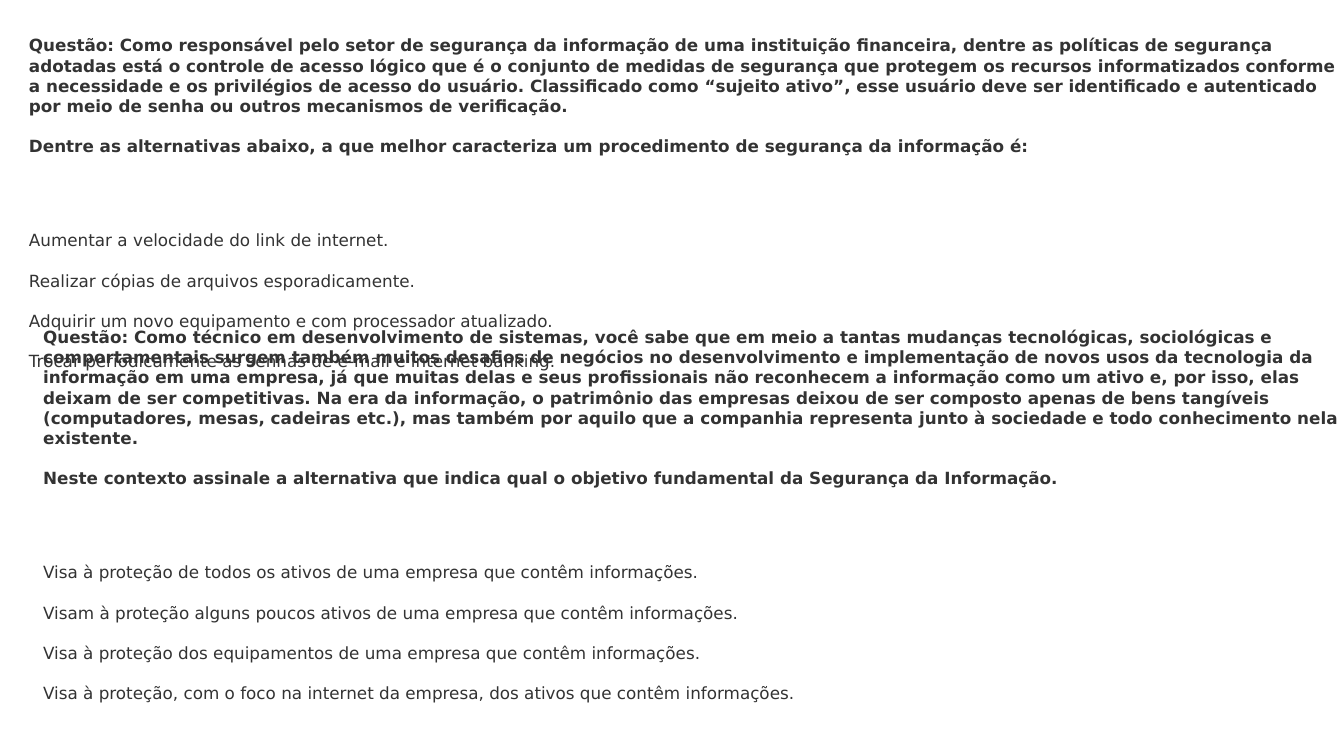
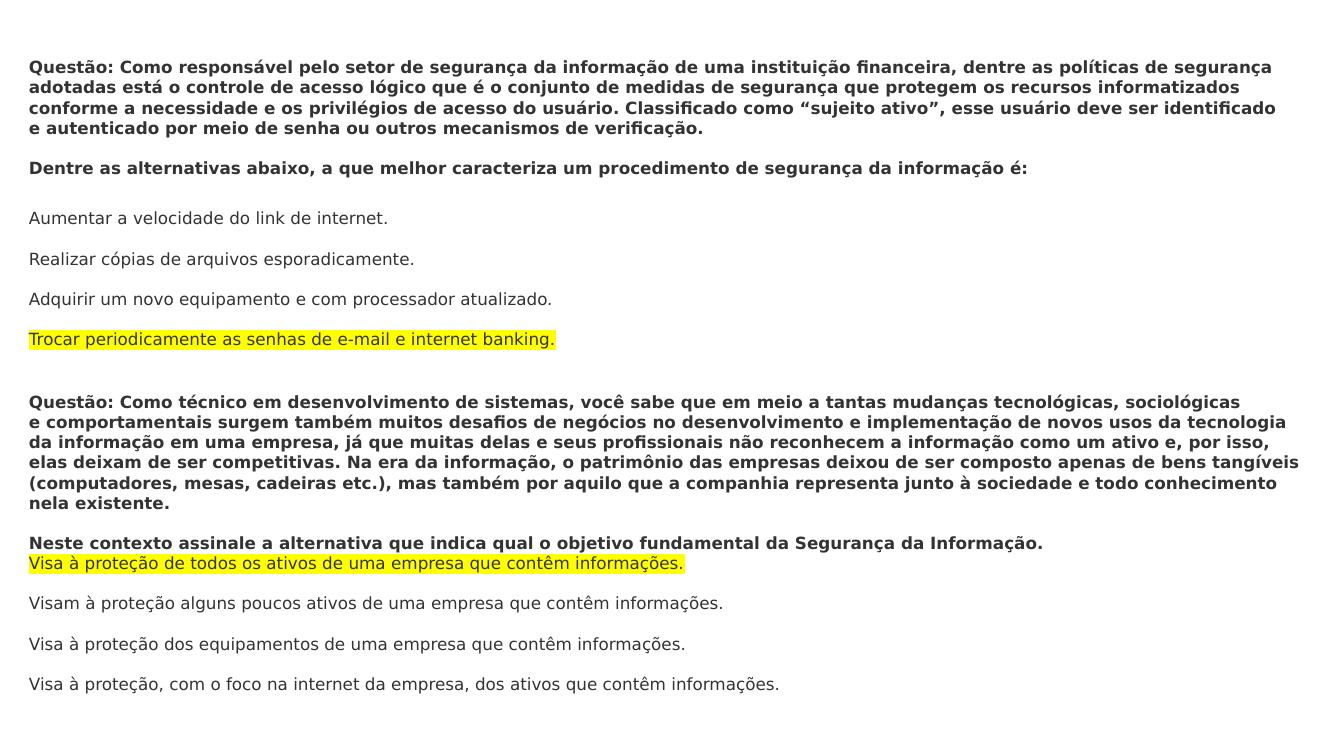
Before and after one commit to jharbes/SEGURANCA-DA-INFORMACAO, a slide deck: slide 13 of Aula_6.pptx. Drawn at 1344x756 pixels with LibreOffice and Linux fonts; fonts in the diff are those of the drawing. Boxes give left, top, right and bottom in pixels: in the first picture for what was removed or moved away, otherwise in the second. Text is boxed around its words. In the diff, an @@ line names an element or a change of style, - is before the commit and + after.

```diff
--- a/Aula_6.pptx
+++ b/Aula_6.pptx
@@ text "Questão: Como responsável pelo setor ..." moved from (x1=29, y1=38, x2=1335, y2=372) to (x1=29, y1=60, x2=1276, y2=349) @@
@@ text at (x1=29, y1=60, x2=1276, y2=178): text changed @@
-Questão: Como responsável pelo setor de segurança da informação de uma instituição financeira, dentre as políticas de segurança adotadas está o controle de acesso lógico que é o conjunto de medidas de segurança que protegem os recursos informatizados conforme a necessidade e os privilégios de acesso do usuário. Classificado como “sujeito ativo”, esse usuário deve ser identificado e autenticado por meio de senha ou outros mecanismos de verificação.
-Dentre as alternativas abaixo, a que melhor caracteriza um procedimento de segurança da informação é:
+Questão: Como responsável pelo setor de segurança da informação de uma instituição financeira, dentre as políticas de segurança
+adotadas está o controle de acesso lógico que é o conjunto de medidas de segurança que protegem os recursos informatizados
+conforme a necessidade e os privilégios de acesso do usuário. Classificado como “sujeito ativo”, esse usuário deve ser identificado
+e autenticado por meio de senha ou outros mecanismos de verificação.
+Dentre as alternativas abaixo, a que melhor caracteriza um procedimento de segurança da informação é:
@@ text at (x1=29, y1=332, x2=556, y2=349): highlight none to #FFFF00 in "Trocar periodicamente as senhas de e-mail e ..." @@
@@ text "Questão: Como técnico em desenvolvimento ..." moved from (x1=43, y1=330, x2=1337, y2=703) to (x1=29, y1=395, x2=1299, y2=694) @@
@@ text at (x1=29, y1=395, x2=1299, y2=553): text changed @@
-Questão: Como técnico em desenvolvimento de sistemas, você sabe que em meio a tantas mudanças tecnológicas, sociológicas e comportamentais surgem também muitos desafios de negócios no desenvolvimento e implementação de novos usos da tecnologia da informação em uma empresa, já que muitas delas e seus profissionais não reconhecem a informação como um ativo e, por isso, elas deixam de ser competitivas. Na era da informação, o patrimônio das empresas deixou de ser composto apenas de bens tangíveis (computadores, mesas, cadeiras etc.), mas também por aquilo que a companhia representa junto à sociedade e todo conhecimento nela existente.
-Neste contexto assinale a alternativa que indica qual o objetivo fundamental da Segurança da Informação.
+Questão: Como técnico em desenvolvimento de sistemas, você sabe que em meio a tantas mudanças tecnológicas, sociológicas
+e comportamentais surgem também muitos desafios de negócios no desenvolvimento e implementação de novos usos da tecnologia
+da informação em uma empresa, já que muitas delas e seus profissionais não reconhecem a informação como um ativo e, por isso,
+elas deixam de ser competitivas. Na era da informação, o patrimônio das empresas deixou de ser composto apenas de bens tangíveis
+(computadores, mesas, cadeiras etc.), mas também por aquilo que a companhia representa junto à sociedade e todo conhecimento
+nela existente.
+Neste contexto assinale a alternativa que indica qual o objetivo fundamental da Segurança da Informação.
@@ text at (x1=29, y1=556, x2=684, y2=573): highlight none to #FFFF00 in "Visa à proteção de todos os ativos ..." @@
```
Also in this commit, not shown: 8 other slides changed.
